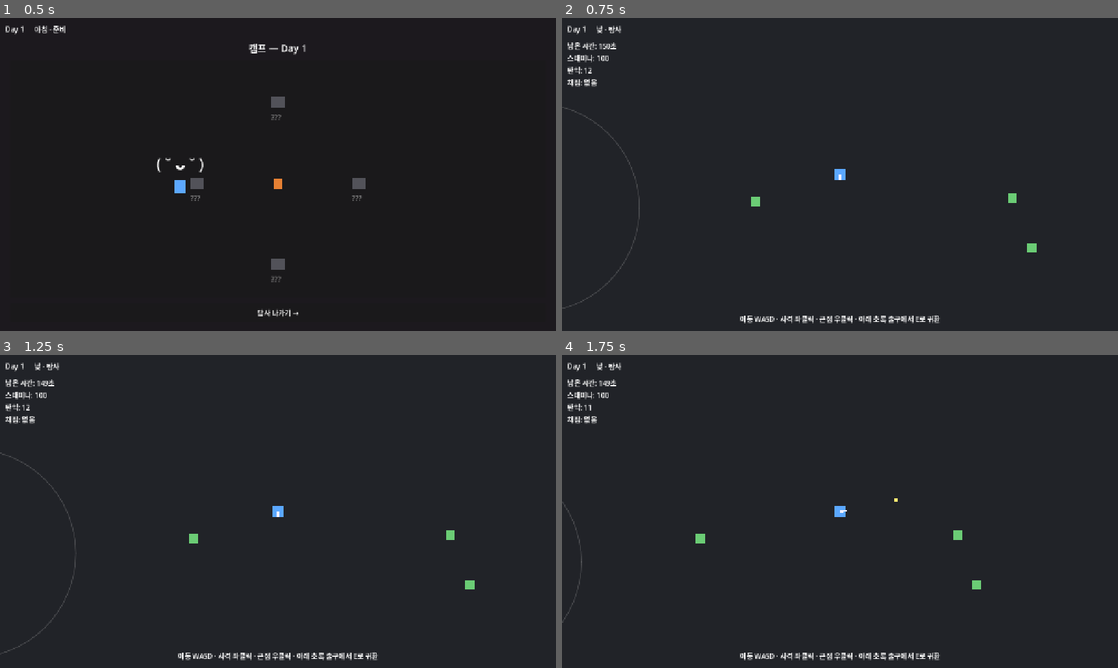
Above: before the commit, frames 1-4 (two rows, left to right).
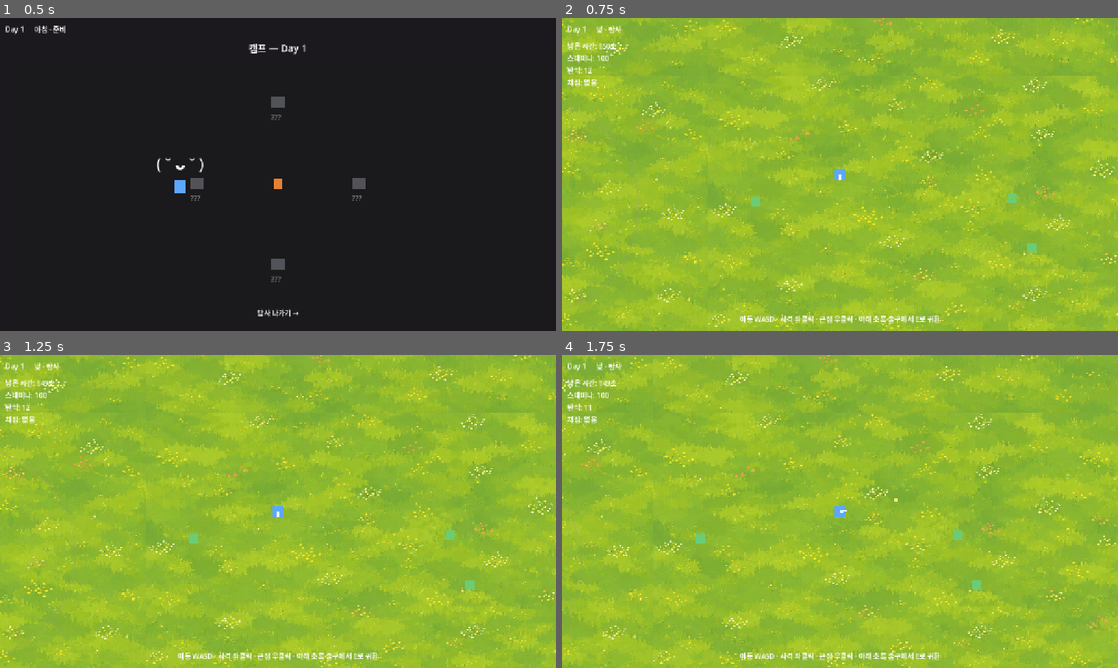
Above: after the commit, the same moments.

Repository: HomilBBANG/rt_Hilling_Game
Game: Godot game, scene res://scenes/main.tscn
Two runs of this game, one before a commit and one after it. Both use one fixed random seed, a clock stepped at 60 frames per second and the inputs below.
Inputs (mouse positions are in pixels of both pictures, inside the frame that each line leads up to):
- Up to frame 1 (0.5 s): no input
- Up to frame 2 (0.75 s): click "탐사 나가기 →" at 0.5 s
- Up to frame 3 (1.25 s): no input
- Up to frame 4 (1.75 s): tap Enter at 1.25 s; move the mouse to (962, 495) at 1.27 s; hold D from 1.28 s (still down); hold E from 1.28 s (still down); click (962, 495) at 1.42 s

Frame 1 is identical in both runs. In frame 2, 100% of the frame differs, in the area x 0-100%, y 0-100%; in frame 3, 100%; in frame 4, 100%.

Commit message:
탐험 배경(잔디 타일) + 장애물 시스템 + 캠프 이동
- 탐험 배경 explor_bg_1(이음매 없는 잔디) 타일링
- 장애물 프롭(플레이스홀더, 충돌 레이어=벽) 절차적 배치, RegionData.obstacle_count로 밀도 조절
- 몬스터/자원이 장애물 위에 안 생기도록 스폰 회피, Y-Sort 깊이 정렬
- 캠프(아침 준비)에서 WASD 주인공 이동(컷씬 중 정지)

Co-Authored-By: Claude Opus 4.8 <noreply@anthropic.com>

Diff:
--- a/resources/data/region_data.gd
+++ b/resources/data/region_data.gd
@@ -15,5 +15,7 @@
 @export var boss_id: String = ""
 ## 고정 탄약 드롭 지점 수(랜덤 아님 — 동선 학습 가능, PRD 3.1).
 @export var ammo_pickup_points: int = 0
+## 장애물(나무·바위) 절차적 배치 개수(지역 밀도).
+@export var obstacle_count: int = 48
 ## 진입에 드는 스태미나 예산.
 @export var stamina_budget: int = 100
--- a/resources/regions/ruins.tres
+++ b/resources/regions/ruins.tres
@@ -10,4 +10,5 @@
 material_item_ids = PackedStringArray("scrap_metal")
 boss_id = ""
 ammo_pickup_points = 3
+obstacle_count = 48
 stamina_budget = 100
--- /dev/null
+++ b/scenes/entities/obstacle/obstacle.tscn
@@ -0,0 +1,13 @@
+[gd_scene load_steps=2 format=3]
+
+[ext_resource type="Script" path="res://scripts/entities/obstacle.gd" id="1"]
+
+[node name="Obstacle" type="StaticBody2D"]
+collision_layer = 8
+collision_mask = 0
+script = ExtResource("1")
+
+[node name="Vis" type="Polygon2D" parent="."]
+color = Color(0.28, 0.5, 0.3, 1)
+
+[node name="Col" type="CollisionShape2D" parent="."]
--- a/scenes/phases/scavenge.tscn
+++ b/scenes/phases/scavenge.tscn
@@ -1,10 +1,12 @@
-[gd_scene load_steps=9 format=3]
+[gd_scene load_steps=11 format=3]
 
 [ext_resource type="Script" path="res://scripts/phases/scavenge.gd" id="1"]
 [ext_resource type="PackedScene" path="res://scenes/entities/player/player.tscn" id="2"]
 [ext_resource type="PackedScene" path="res://scenes/entities/monster/monster.tscn" id="3"]
 [ext_resource type="PackedScene" path="res://scenes/entities/pickups/resource_node.tscn" id="4"]
 [ext_resource type="PackedScene" path="res://scenes/entities/pickups/ammo_pickup.tscn" id="5"]
+[ext_resource type="Texture2D" path="res://assets/backgrounds/explor_bg_1.png" id="6"]
+[ext_resource type="PackedScene" path="res://scenes/entities/obstacle/obstacle.tscn" id="7"]
 
 [sub_resource type="RectangleShape2D" id="wallH"]
 size = Vector2(6400, 20)
@@ -16,15 +18,21 @@
 size = Vector2(240, 100)
 
 [node name="Scavenge" type="Node2D" groups=["scavenge"]]
+y_sort_enabled = true
 script = ExtResource("1")
 player_scene = ExtResource("2")
 monster_scene = ExtResource("3")
 resource_scene = ExtResource("4")
 ammo_scene = ExtResource("5")
+obstacle_scene = ExtResource("7")
 
-[node name="Floor" type="Polygon2D" parent="."]
-color = Color(0.13, 0.14, 0.16, 1)
-polygon = PackedVector2Array(0, 0, 6400, 0, 6400, 4800, 0, 4800)
+[node name="Background" type="Sprite2D" parent="."]
+z_index = -10
+texture_repeat = 2
+position = Vector2(3200, 2400)
+texture = ExtResource("6")
+region_enabled = true
+region_rect = Rect2(0, 0, 6400, 4800)
 
 [node name="Walls" type="StaticBody2D" parent="."]
 collision_layer = 8
--- /dev/null
+++ b/scripts/entities/obstacle.gd
@@ -0,0 +1,29 @@
+extends StaticBody2D
+## 탐험 장애물(플레이스홀더). collision_layer=8(벽)이라 플레이어·몬스터가 막힌다.
+## 아트 확정 전까지 도형으로 표시 — radius/color 로 나무(초록·큼)/바위(회색·작음) 흉내.
+## 추후 Sprite2D 로 교체하면 됨(충돌/스폰 로직은 그대로).
+
+@export var radius := 24.0
+@export var body_color := Color(0.28, 0.5, 0.3)
+
+@onready var _vis: Polygon2D = $Vis
+@onready var _col: CollisionShape2D = $Col
+
+
+## add_child 전에 호출해 크기/색을 정한다.
+func setup(r: float, col: Color) -> void:
+	radius = r
+	body_color = col
+
+
+func _ready() -> void:
+	var shape := CircleShape2D.new()
+	shape.radius = radius
+	_col.shape = shape
+
+	var pts := PackedVector2Array()
+	for i in 16:
+		var a := TAU * float(i) / 16.0
+		pts.append(Vector2(cos(a), sin(a)) * radius)
+	_vis.polygon = pts
+	_vis.color = body_color
--- a/scripts/phases/morning_prep.gd
+++ b/scripts/phases/morning_prep.gd
@@ -11,6 +11,11 @@
 const _CORPSE_COLOR := Color(0.32, 0.32, 0.35)
 
 var _figures := {} # npc_id -> {body:ColorRect, label:Label, color:Color}
+
+## 캠프 내 주인공 이동(WASD). 컷씬 중에는 정지.
+@export var move_speed := 260.0
+var _player_pos := Vector2.ZERO
+var _pos_init := false
 
 @onready var _title: Label = $Body/VBox/Header
 @onready var _ground: Control = $Body/VBox/Ground
@@ -40,6 +45,36 @@
 	await _play_cutscenes()
 
 
+func _process(delta: float) -> void:
+	if not _pos_init or _overlay.visible: # 컷씬 중엔 이동 정지
+		return
+	_apply_move(_input_dir(), delta)
+
+
+func _input_dir() -> Vector2:
+	var d := Vector2.ZERO
+	if Input.is_physical_key_pressed(KEY_A) or Input.is_physical_key_pressed(KEY_LEFT):
+		d.x -= 1.0
+	if Input.is_physical_key_pressed(KEY_D) or Input.is_physical_key_pressed(KEY_RIGHT):
+		d.x += 1.0
+	if Input.is_physical_key_pressed(KEY_W) or Input.is_physical_key_pressed(KEY_UP):
+		d.y -= 1.0
+	if Input.is_physical_key_pressed(KEY_S) or Input.is_physical_key_pressed(KEY_DOWN):
+		d.y += 1.0
+	return d
+
+
+func _apply_move(dir: Vector2, delta: float) -> void:
+	if dir == Vector2.ZERO:
+		return
+	_player_pos += dir.normalized() * move_speed * delta
+	var g := _ground.size
+	var half := _player_fig.size * 0.5
+	_player_pos.x = clampf(_player_pos.x, half.x, g.x - half.x)
+	_player_pos.y = clampf(_player_pos.y, half.y, g.y - half.y)
+	_player_fig.position = _player_pos - half
+
+
 # ── 캠프 배치 ──────────────────────────────────────────
 
 func _build_figures() -> void:
@@ -48,7 +83,9 @@
 	var radius := minf(g.x, g.y) * 0.34
 
 	_campfire.position = center - _campfire.size * 0.5
-	_player_fig.position = center + Vector2(-radius - 40.0, 8.0) - _player_fig.size * 0.5
+	_player_pos = center + Vector2(-radius - 40.0, 8.0)
+	_player_fig.position = _player_pos - _player_fig.size * 0.5
+	_pos_init = true
 	_belami.position = center + Vector2(-radius - 40.0, -46.0) - _belami.size * 0.5
 
 	var entries := NpcUnlockDB.entries
--- a/scripts/phases/scavenge.gd
+++ b/scripts/phases/scavenge.gd
@@ -14,9 +14,12 @@
 @export var monster_scene: PackedScene
 @export var resource_scene: PackedScene
 @export var ammo_scene: PackedScene
+@export var obstacle_scene: PackedScene
 @export var run_seconds := 90.0
 @export var monster_count := 16
 @export var resource_count := 24
+
+var _obstacles: Array = [] # [{pos:Vector2, radius:float}]
 
 var _region: RegionData = null
 var _time_left := 0.0
@@ -47,6 +50,9 @@
 	if _player.has_signal("stamina_depleted"):
 		_player.stamina_depleted.connect(_on_stamina_depleted)
 	_set_camera_limits()
+
+	# 장애물을 먼저 배치 → 몬스터/자원이 그 위에 안 생기도록 회피 기준으로 사용.
+	_scatter_obstacles()
 
 	# 몬스터마다 감지 반경/추적 시간/속도가 다르도록 프로필을 순환 부여.
 	# 넓은 맵 전체에 절차적으로 분산 배치(개수는 export 로 조정).
@@ -189,16 +195,74 @@
 	return "scrap_metal"
 
 
-## 맵 내 랜덤 위치. avoid_player=true 면 플레이어 시작 지점 주변은 피함.
+## 맵 내 랜덤 위치. avoid_player=true 면 시작 지점 주변, 그리고 장애물 위는 피함.
 func _random_spawn_pos(avoid_player: bool) -> Vector2:
 	var start: Vector2 = $PlayerStart.global_position
-	for attempt in 20:
+	for attempt in 25:
 		var p := Vector2(
 			randf_range(SPAWN_MARGIN, MAP_SIZE.x - SPAWN_MARGIN),
 			randf_range(SPAWN_MARGIN, MAP_SIZE.y - SPAWN_MARGIN))
-		if not avoid_player or p.distance_to(start) >= PLAYER_CLEAR:
+		if avoid_player and p.distance_to(start) < PLAYER_CLEAR:
+			continue
+		if not _clear_of_obstacles(p, 26.0):
+			continue
+		return p
+	return start + Vector2(PLAYER_CLEAR, 0.0)
+
+
+func _clear_of_obstacles(p: Vector2, margin: float) -> bool:
+	for o in _obstacles:
+		if p.distance_to(o.pos) < float(o.radius) + margin:
+			return false
+	return true
+
+
+## 장애물(나무·바위)을 맵 전체에 절차적으로 배치. 플레이어 시작·탄약 지점·기존 장애물은 회피.
+func _scatter_obstacles() -> void:
+	if obstacle_scene == null:
+		return
+	var count := 48
+	if _region:
+		count = _region.obstacle_count
+	var start: Vector2 = $PlayerStart.global_position
+	var ammo_positions: Array = []
+	for a in $AmmoSpawns.get_children():
+		ammo_positions.append(a.global_position)
+
+	for i in count:
+		var is_tree := randf() < 0.6
+		var r := randf_range(24.0, 34.0) if is_tree else randf_range(16.0, 24.0)
+		var col := Color(0.26, 0.5, 0.28) if is_tree else Color(0.46, 0.46, 0.5)
+		var pos := _find_obstacle_pos(start, ammo_positions, r)
+		if pos == Vector2.INF:
+			continue
+		var ob := obstacle_scene.instantiate()
+		ob.setup(r, col) # add_child(_ready) 전에 크기/색 주입
+		add_child(ob)
+		ob.global_position = pos
+		_obstacles.append({"pos": pos, "radius": r})
+
+
+func _find_obstacle_pos(start: Vector2, ammo_positions: Array, r: float) -> Vector2:
+	for attempt in 30:
+		var p := Vector2(
+			randf_range(SPAWN_MARGIN, MAP_SIZE.x - SPAWN_MARGIN),
+			randf_range(SPAWN_MARGIN, MAP_SIZE.y - SPAWN_MARGIN))
+		if p.distance_to(start) < PLAYER_CLEAR:
+			continue
+		var ok := true
+		for ap in ammo_positions:
+			if p.distance_to(ap) < 170.0:
+				ok = false
+				break
+		if ok:
+			for o in _obstacles:
+				if p.distance_to(o.pos) < float(o.radius) + r + 30.0:
+					ok = false
+					break
+		if ok:
 			return p
-	return start + Vector2(PLAYER_CLEAR, 0.0)
+	return Vector2.INF
 
 
 ## 플레이어 카메라가 맵 밖(벽 너머)을 보지 않도록 경계 제한.
Binary file added: assets/backgrounds/explor_bg_1.png
Not shown, added: assets/backgrounds/explor_bg_1.png.import
Not shown, added: scripts/entities/obstacle.gd.uid
